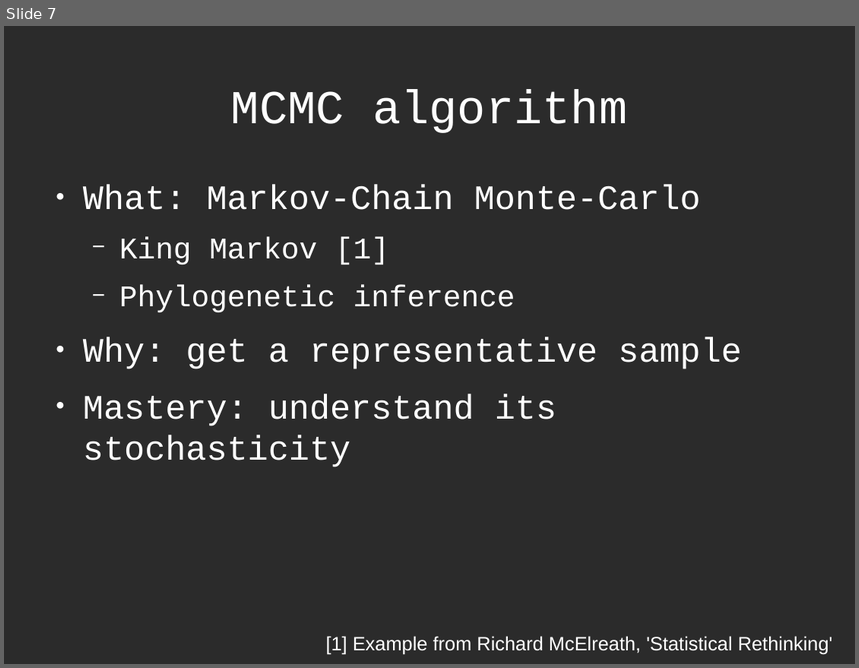
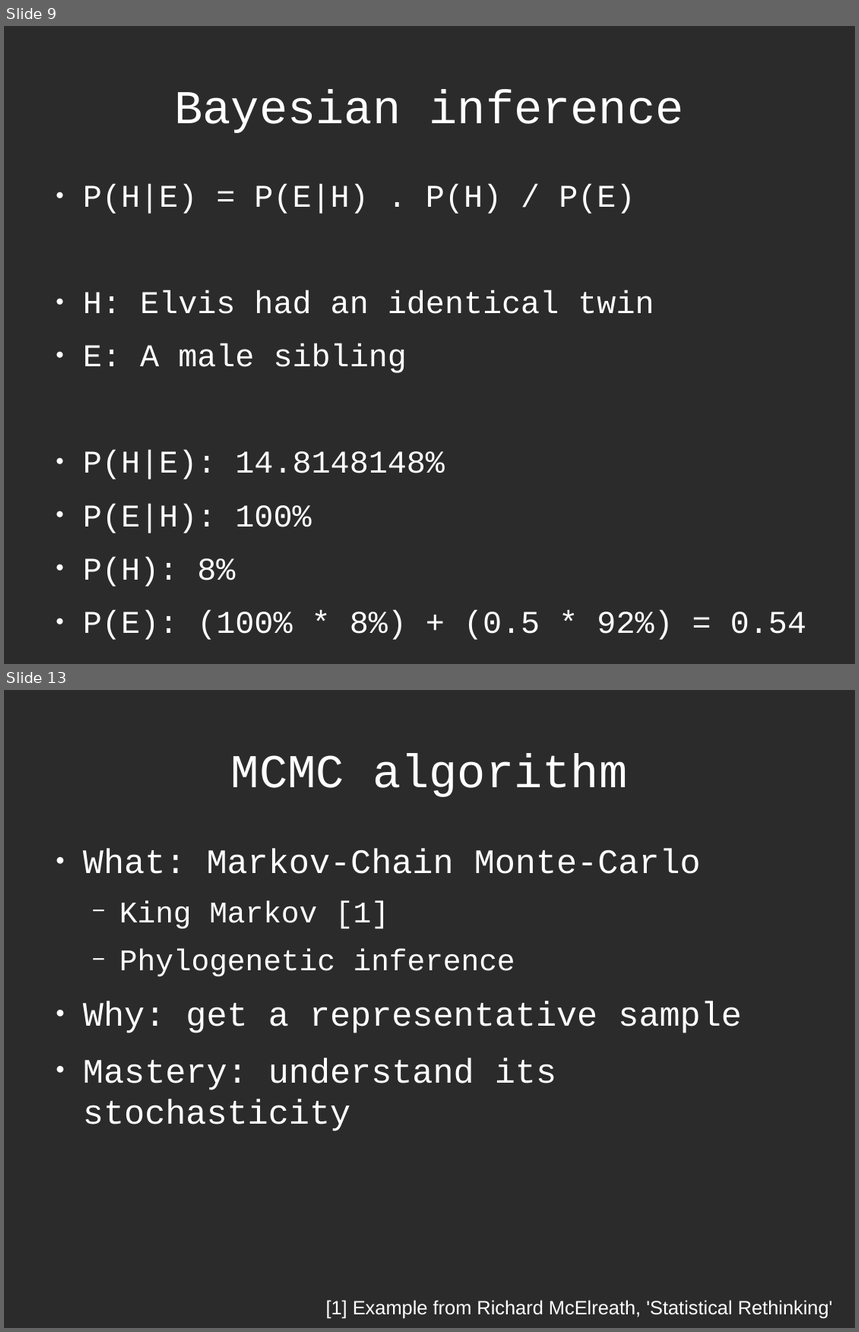
Before and after one commit to richelbilderbeek/Science, a slide deck: Bilderbeek2016Beast/Beast2.odp. Shown one above the other, each under a label of ours: slide 7 before the commit, slides 9 and 13 after it; the slides between them are not shown. The pictures are 859x668 and 859x1332 pixels, drawn with LibreOffice and Linux fonts; fonts in the diff are those of the drawing; background and template pictures are left out; a plain dark background stands for a picture behind light text. Boxes give left, top, right and bottom in pixels: in the first picture for what was removed or moved away, otherwise in the second. Text is boxed around its words. In the diff, an @@ line names an element or a change of style, - is before the commit and + after.

```diff
--- a/Bilderbeek2016Beast/Beast2.odp
+++ b/Bilderbeek2016Beast/Beast2.odp
@@ slide 9 added at bbox=[4, 26, 855, 664], background picture (left out) @@
@@ title added at bbox=[174, 90, 684, 133], 44 pt, text #FFFFFF @@
+Bayesian inference
@@ text added at bbox=[83, 184, 807, 640], 29.6 pt, text #FFFFFF @@
+● P(H|E) = P(E|H) . P(H) / P(E)
+● H: Elvis had an identical twin
+● E: A male sibling
+● P(H|E): 14.8148148%
+● P(E|H): 100%
+● P(H): 8%
+● P(E): (100% * 8%) + (0.5 * 92%) = 0.54
@@ what was slide 7 is now slide 13 @@
```
Also in this commit, not shown: 2 slides changed, 6 other slides added, 6 other files.
